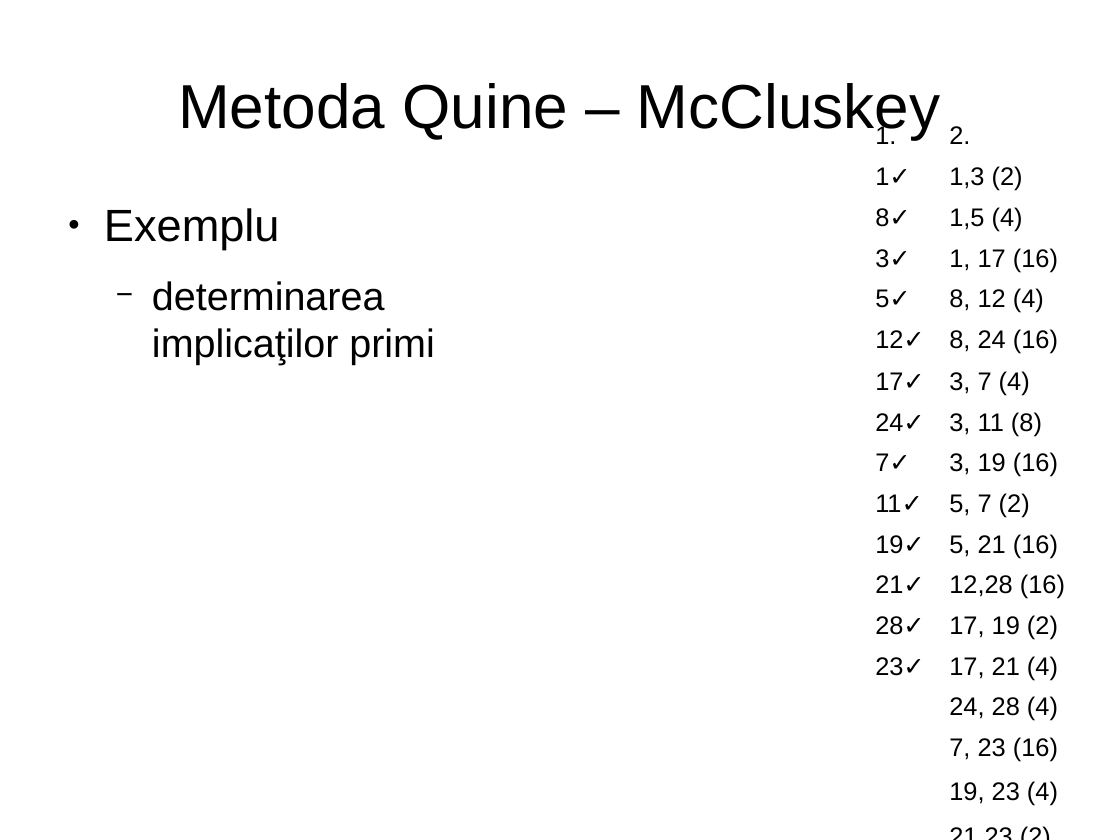
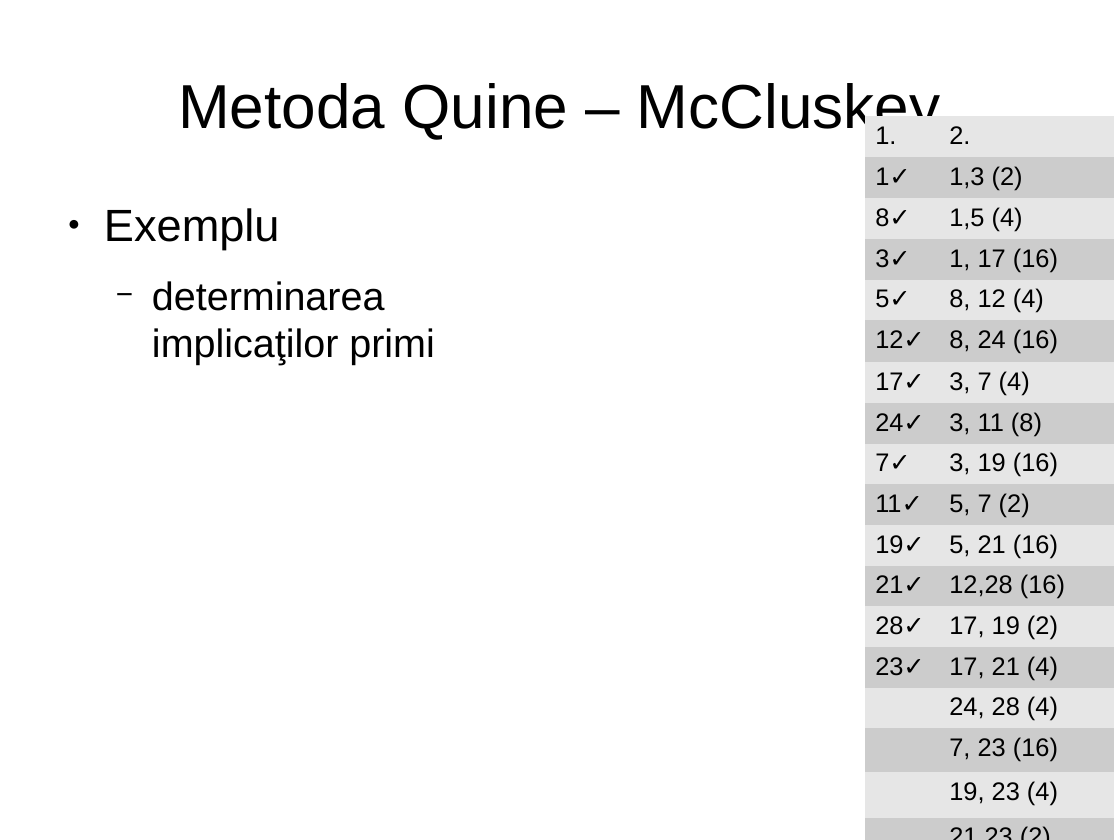
Before and after one commit to botondkirei/Suport_HDL, a slide deck: slide 17 of Curs_3_Minimizarea_logica/FunctiiLogice2.3.odp. Drawn at 1120x840 pixels with LibreOffice and Linux fonts; fonts in the diff are those of the drawing. Boxes give left, top, right and bottom in pixels: in the first picture for what was removed or moved away, otherwise in the second. Text is boxed around its words. In the diff, an @@ line names an element or a change of style, - is before the commit and + after.

```diff
--- a/Curs_3_Minimizarea_logica/FunctiiLogice2.3.odp
+++ b/Curs_3_Minimizarea_logica/FunctiiLogice2.3.odp
@@ table at (866,116,1115,834) @@
@@ fill none to #E6E6E6 in 16 cells @@
@@ fill none to #CCCCCC in 16 cells @@
```
Also in this commit, not shown: 18 other slides changed, 7 other files.
